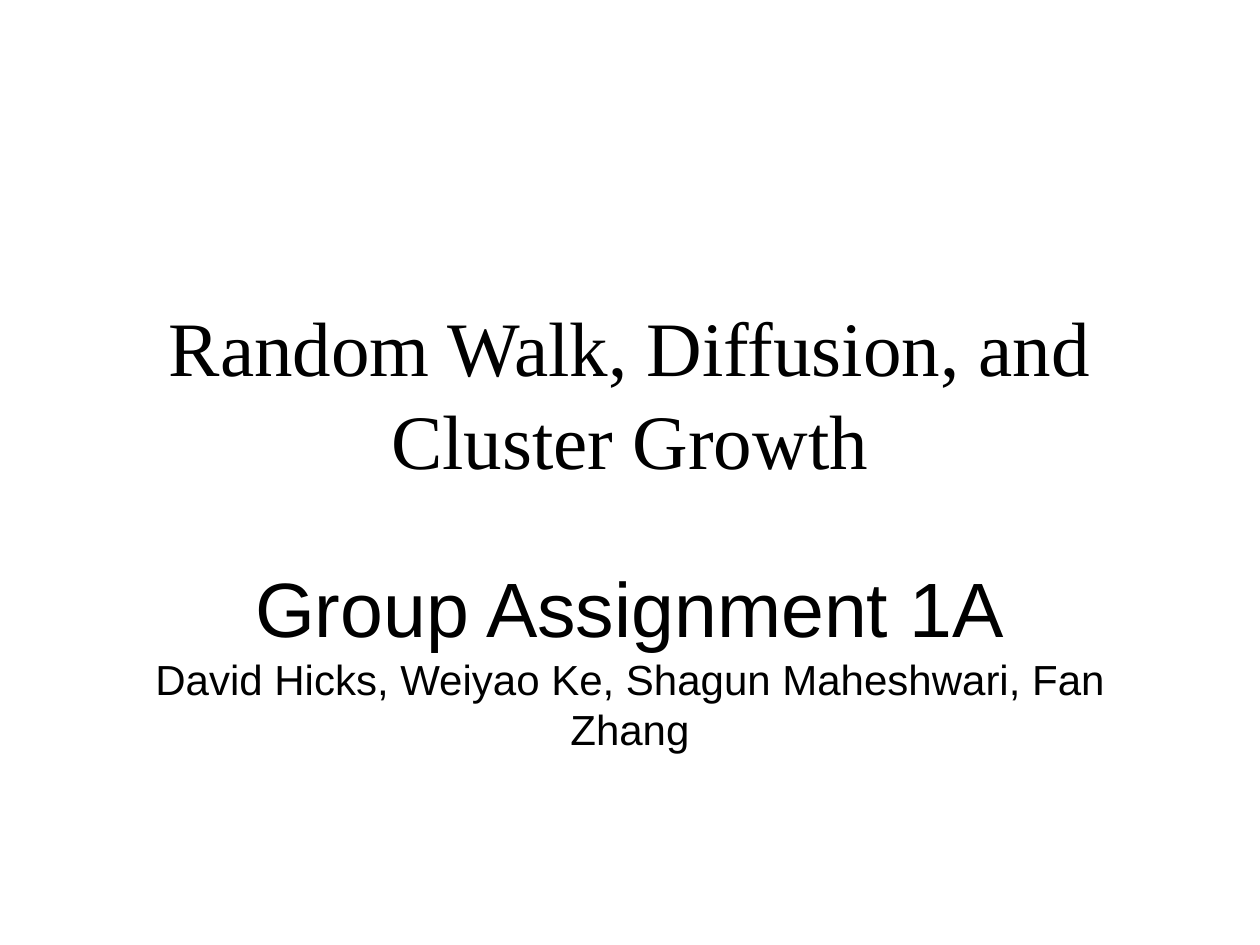
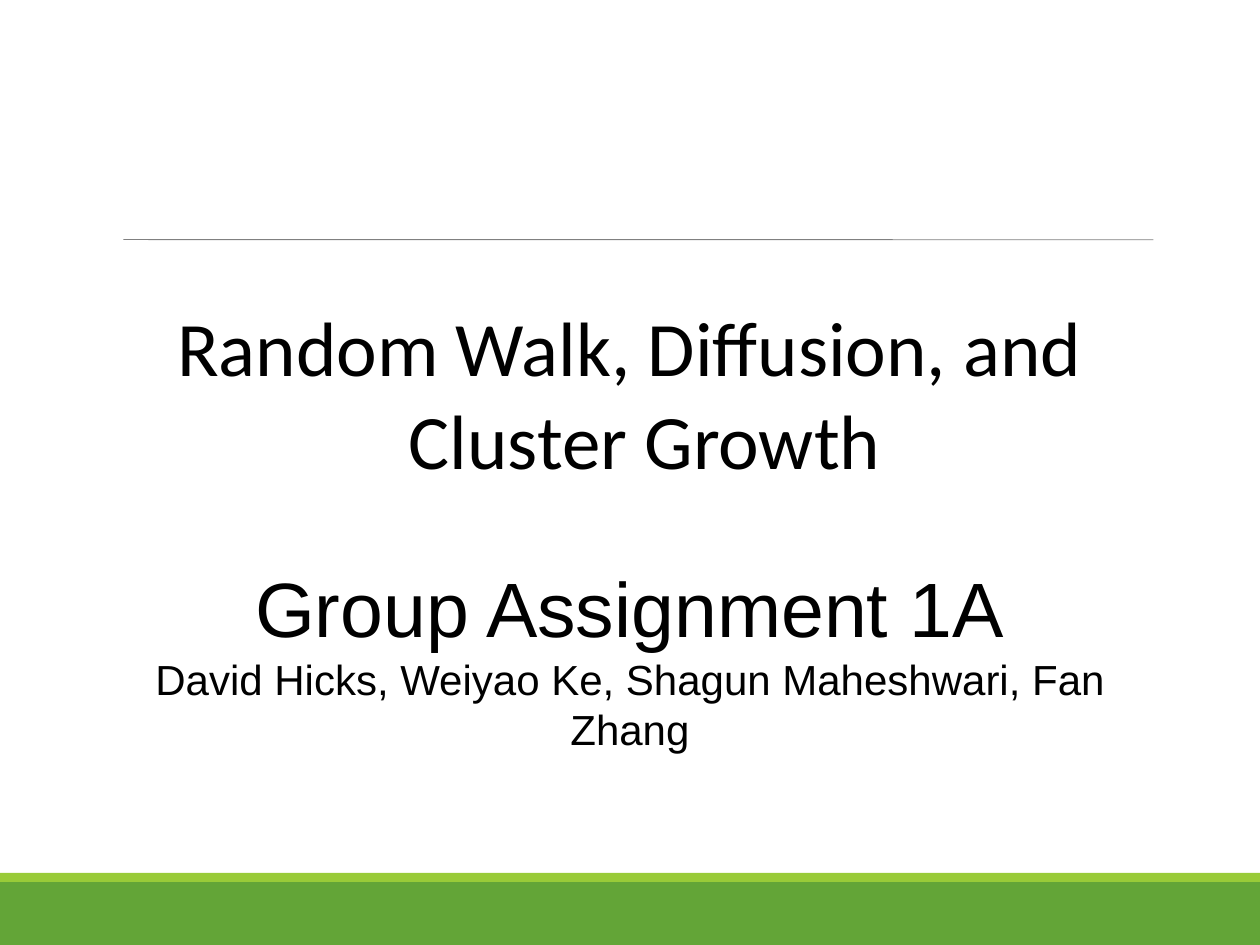
Before and after one commit to keweiyao/PHY566-project, a slide deck: slide 1 of Merged_GroupProject1A_Pres.ppt. Drawn at 1260x945 pixels with LibreOffice and Linux fonts; fonts in the diff are those of the drawing. Boxes give left, top, right and bottom in pixels: in the first picture for what was removed or moved away, otherwise in the second. Text is boxed around its words. In the diff, an @@ line names an element or a change of style, - is before the commit and + after.

```diff
--- a/Merged_GroupProject1A_Pres.ppt
+++ b/Merged_GroupProject1A_Pres.ppt
@@ line added from (123, 239) to (1153, 239), #808080 0.51 pt @@
@@ text "Random Walk, Diffusion, and Cluster ..." at bbox=[177, 322, 1082, 470]: font Times New Roman to Calibri; indent changed @@
@@ rectangle added at bbox=[0, 882, 1260, 945], fill #63A537 @@
@@ rectangle added at bbox=[0, 873, 1260, 882], fill #99CB38 @@
```
Also in this commit, not shown: 7 other slides changed, 2 other files.
